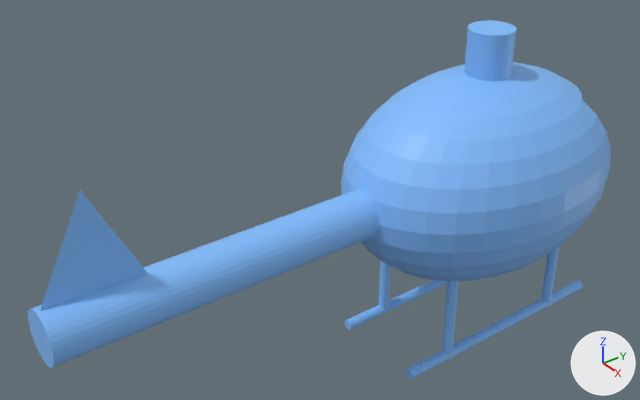
An edit to the Blender file res/models/Helicopter.blend, drawn before and after from the same camera.
Before and after are seen from a camera (50 mm lens) standing at (4.97, -5.56, 3.71) and looking at (-0.29, -1.6, 0.08). Arrows for +X, +Y and +Z are at lower right; the lights stay in place.
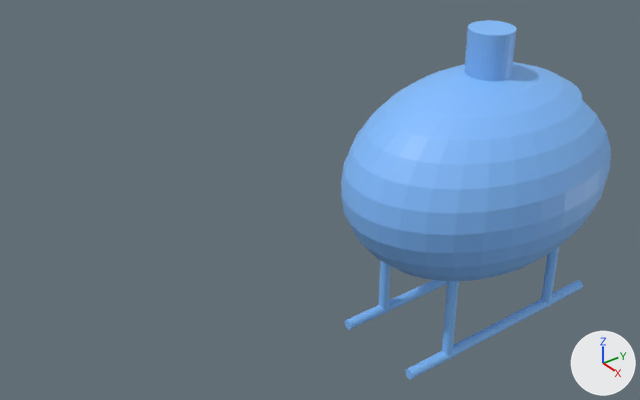
Where the change shows, as pixel boxes (x1, y1, x2, y2) in the pictures (640 x 400 px):
'Cylinder.007', deleted (blue): before (28, 190, 379, 368)
'Plane', deleted (blue): before (40, 190, 147, 311)

Diff of the bpy script that builds the scene:
```diff
--- a/res/models/Helicopter.blend.py
+++ b/res/models/Helicopter.blend.py
@@ ob_cylinder_007 @@
-ob_cylinder_007 = bpy.data.objects.new('Cylinder.007', me_cylinder_007)
-ob_cylinder_007.location = (0.0, -2.424, 0.0)
-ob_cylinder_007.rotation_euler = (1.571, 0.0, 0.0)  # degrees (90, 0, 0)
-ob_cylinder_007.scale = (-0.211, -0.211, -1.06)
@@ ob_plane @@
-ob_plane = bpy.data.objects.new('Plane', me_plane)
-ob_plane.location = (0.0, -3.76, 0.598)
-ob_plane.rotation_euler = (0.0, 1.571, 0.0)  # degrees (0, 90, 0)
-ob_plane.scale = (0.403, 0.403, 0.403)
```
